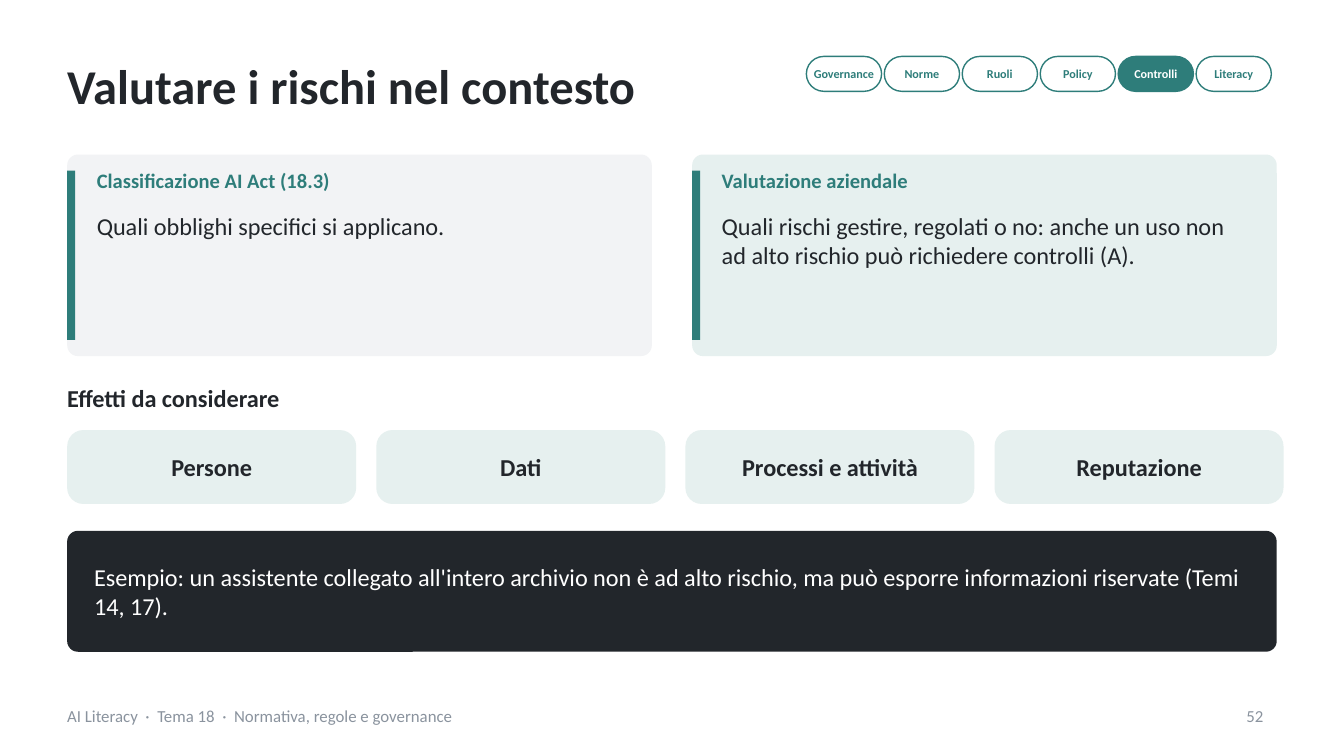
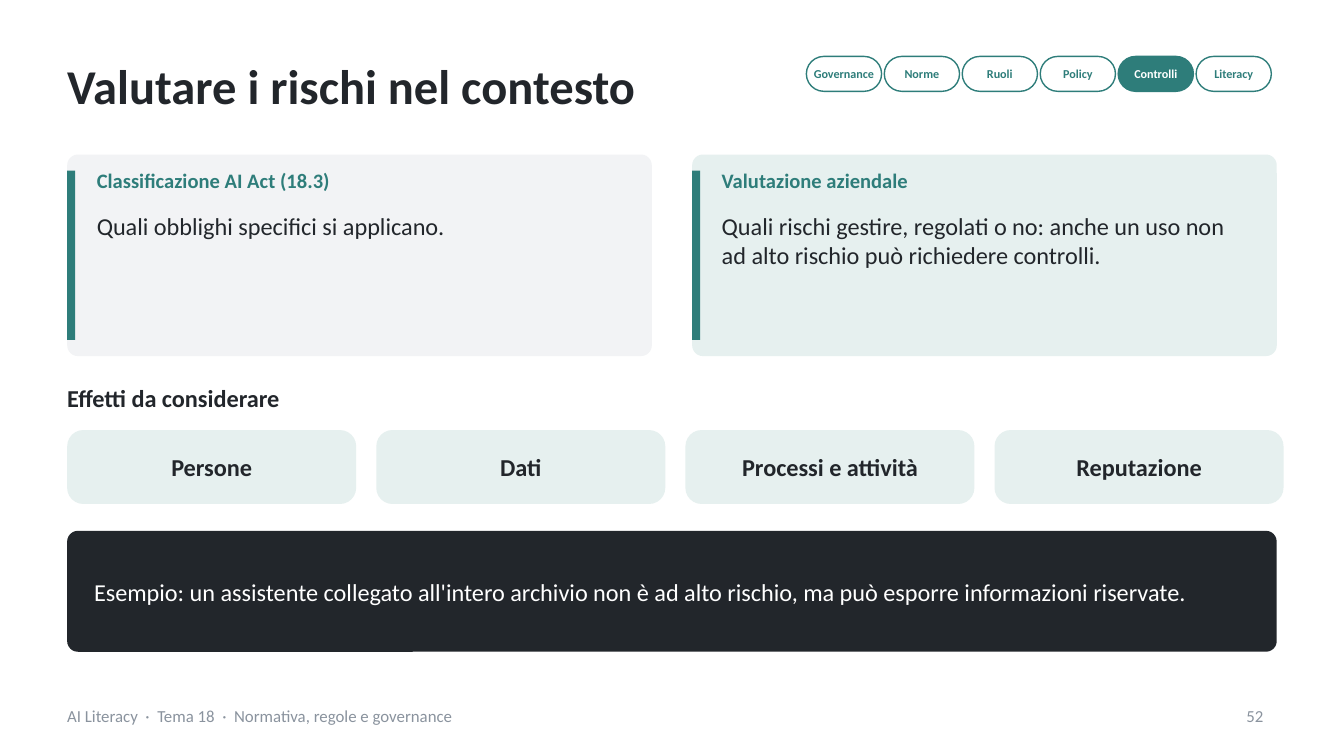
Before and after one commit to NetAi-IT/Formazione-AI-Literacy-Official, a slide deck: slide 52 of Base/Tema18_Normativa_regole_governance_AI.pptx. Drawn at 1344x756 pixels with LibreOffice and Linux fonts; fonts in the diff are those of the drawing. Boxes give left, top, right and bottom in pixels: in the first picture for what was removed or moved away, otherwise in the second. Text is boxed around its words. In the diff, an @@ line names an element or a change of style, - is before the commit and + after.

```diff
--- a/Base/Tema18_Normativa_regole_governance_AI.pptx
+++ b/Base/Tema18_Normativa_regole_governance_AI.pptx
@@ text at [722,218,1224,268]: text changed @@
-Quali rischi gestire, regolati o no: anche un uso non ad alto rischio può richiedere controlli (A).
+Quali rischi gestire, regolati o no: anche un uso non ad alto rischio può richiedere controlli.
@@ text at [94,584,1185,605]: text changed @@
-Esempio: un assistente collegato all'intero archivio non è ad alto rischio, ma può esporre informazioni riservate (Temi 14, 17).
+Esempio: un assistente collegato all'intero archivio non è ad alto rischio, ma può esporre informazioni riservate.
```
Also in this commit, not shown: 39 other slides changed, 1 slide added, 1 slide removed, 8 other files.
